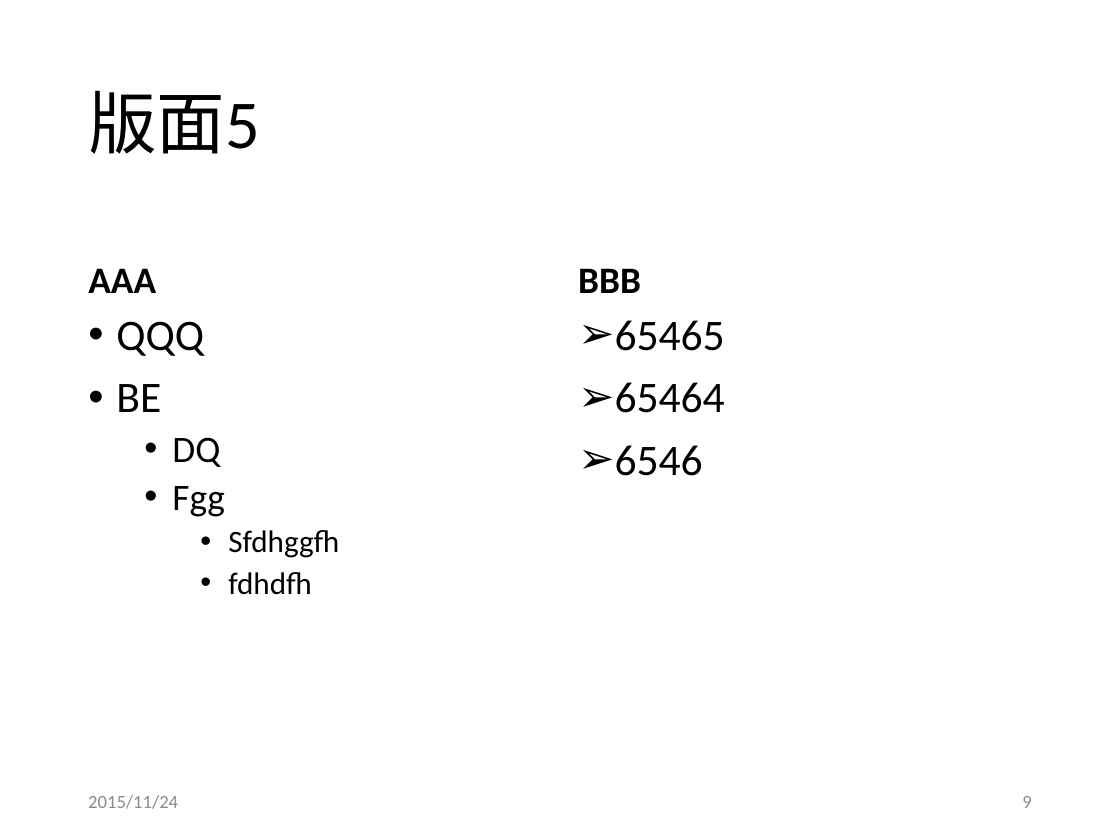
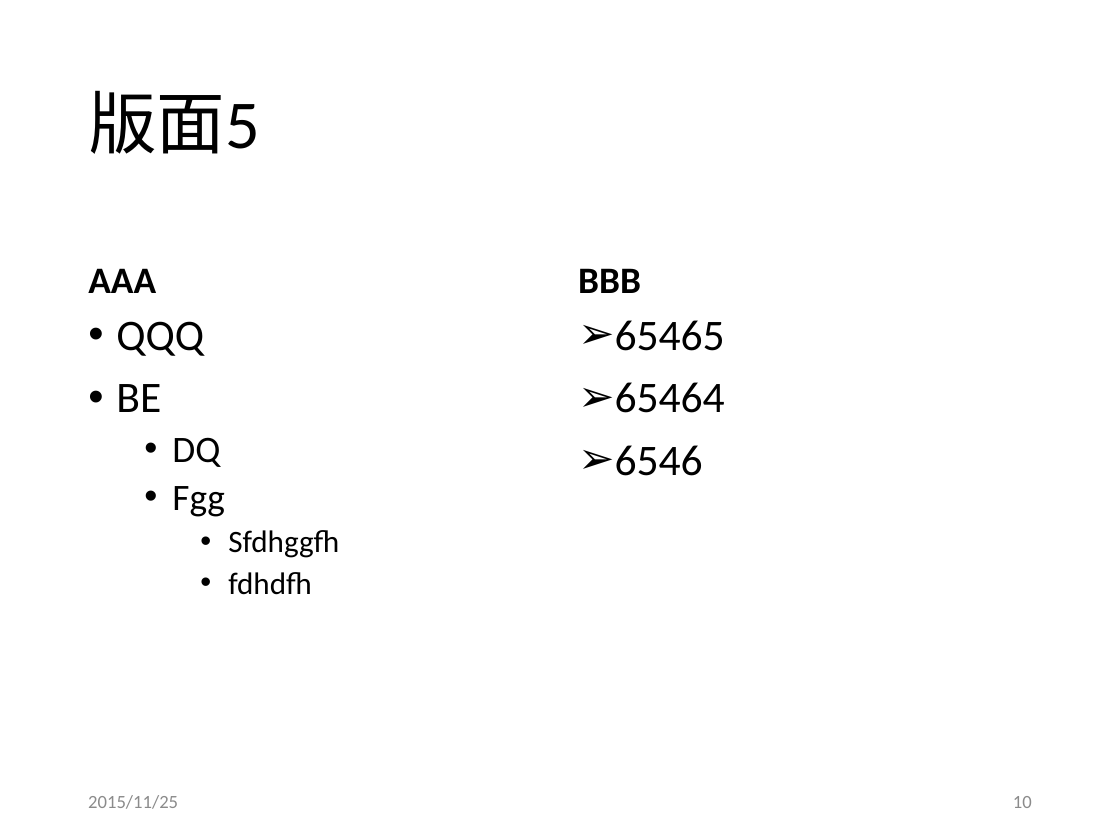
Before and after one commit to g21589/PPTX2HTML, a slide deck: slide 10 of files/test.pptx (slide 9 before the commit). Drawn at 1120x840 pixels with LibreOffice and Linux fonts; fonts in the diff are those of the drawing. Boxes give left, top, right and bottom in pixels: in the first picture for what was removed or moved away, otherwise in the second. Text is boxed around its words. In the diff, an @@ line names an element or a change of style, - is before the commit and + after.

```diff
--- a/files/test.pptx
+++ b/files/test.pptx
@@ text at [88, 795, 178, 809]: text changed @@
-2015/11/24
+2015/11/25
@@ page number at [1013, 796, 1032, 808]: text changed @@
-9
+10
```
Also in this commit, not shown: 8 other slides changed, 1 slide added, 43 other files.
